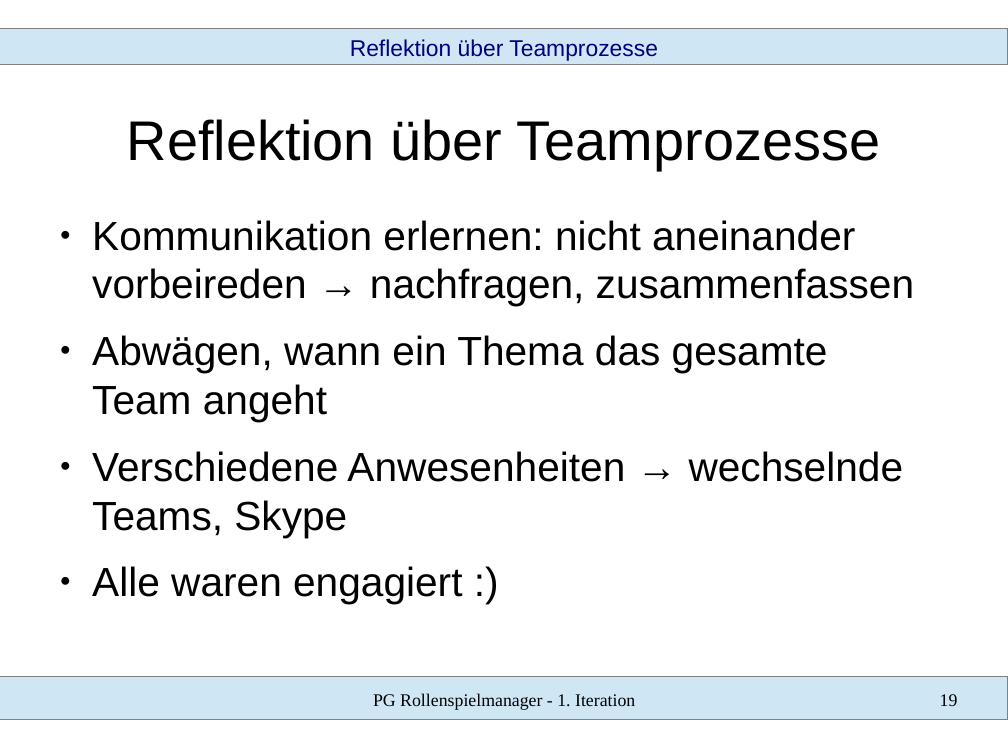
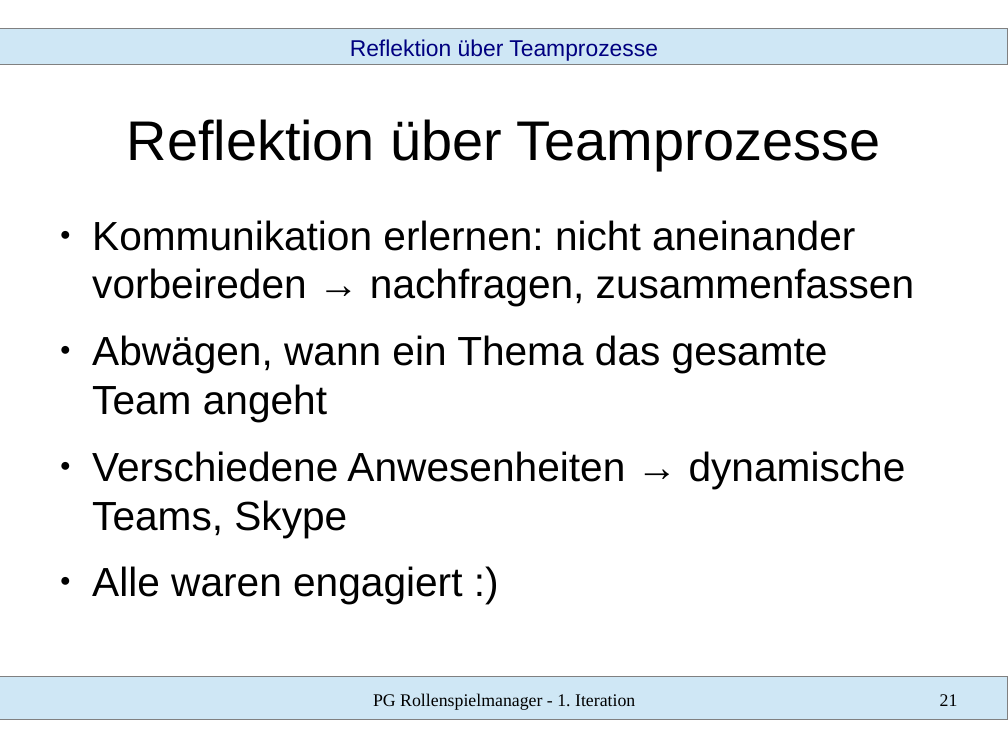
Before and after one commit to SWT-Projektgruppe-2015/Rollenspielmanager, a slide deck: slide 21 of Dokumente/01 Iteration/vortrag.odp (slide 19 before the commit). Drawn at 1008x756 pixels with LibreOffice and Linux fonts; fonts in the diff are those of the drawing. Boxes give left, top, right and bottom in pixels: in the first picture for what was removed or moved away, otherwise in the second. Text is boxed around its words. In the diff, an @@ line names an element or a change of style, - is before the commit and + after.

```diff
--- a/Dokumente/01 Iteration/vortrag.odp
+++ b/Dokumente/01 Iteration/vortrag.odp
@@ text at bbox=[92, 451, 906, 537]: text changed @@
-● Verschiedene Anwesenheiten → wechselnde Teams, Skype
+● Verschiedene Anwesenheiten → dynamische Teams, Skype
@@ page number at bbox=[940, 694, 958, 706]: text changed @@
-19
+21
```
Also in this commit, not shown: 15 other slides changed, 2 slides added, 29 other files.
